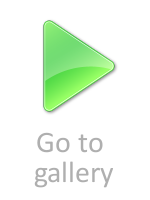
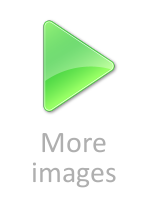
The second 150×200 image is a revision of the first. Changes to its layers:
renamed "Go to ..." to "More images", painted on it over (x1=33, y1=132, x2=116, y2=188)
